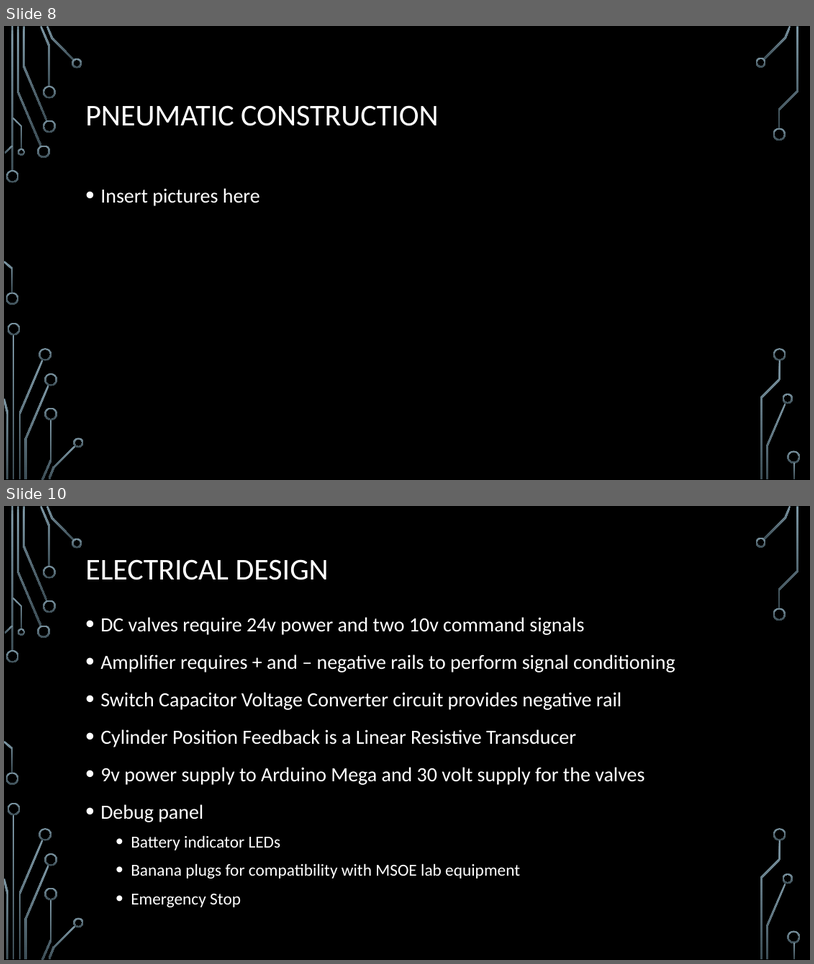
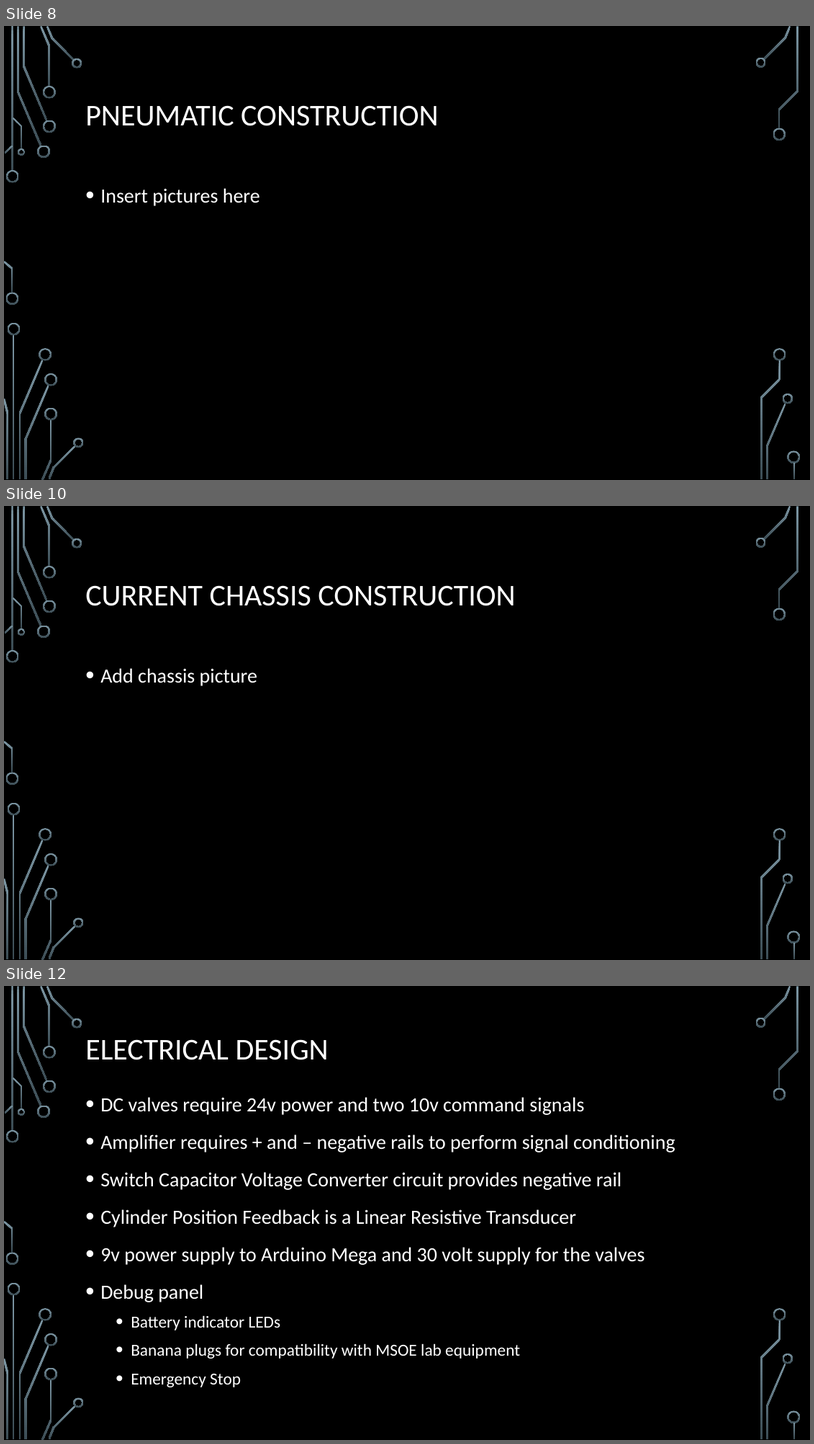
Before and after one commit to Logiant/AgileRoboticControls, a slide deck: Documentation/Presentation/Joy Global Presentation.pptx. Shown one above the other, each under a label of ours: slides 8 and 10 before the commit, slides 8, 10 and 12 after it; the slides between them are not shown. The pictures are 814x964 and 814x1444 pixels, drawn with LibreOffice and Linux fonts; fonts in the diff are those of the drawing; background and template pictures are left out. Boxes give left, top, right and bottom in pixels: in the first picture for what was removed or moved away, otherwise in the second. Text is boxed around its words. In the diff, an @@ line names an element or a change of style, - is before the commit and + after.

```diff
--- a/Documentation/Presentation/Joy Global Presentation.pptx
+++ b/Documentation/Presentation/Joy Global Presentation.pptx
@@ slide 10 added at box(4, 506, 810, 960), background picture (left out); not listed: 36 template elements that a slide beside it also shows @@
@@ title added at box(85, 585, 515, 606), 36 pt, text #FFFFFF @@
+CURRENT CHASSIS CONSTRUCTION
@@ text added at box(100, 668, 257, 686), 24 pt, text #FFFFFF @@
+• Add chassis picture
@@ what was slide 10 is now slide 12 @@
```
Also in this commit, not shown: 1 slide changed, 1 other slide added.
